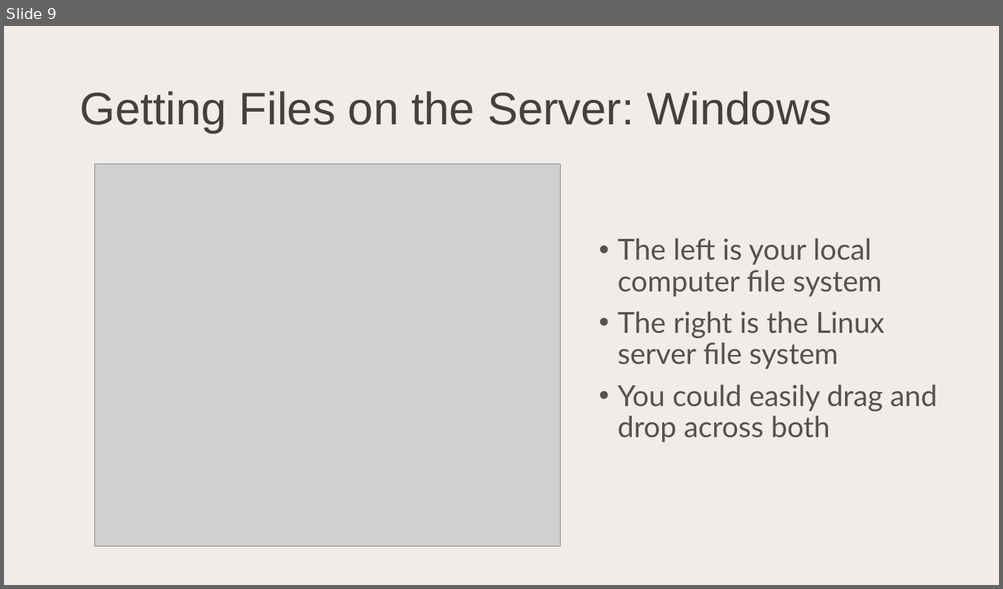
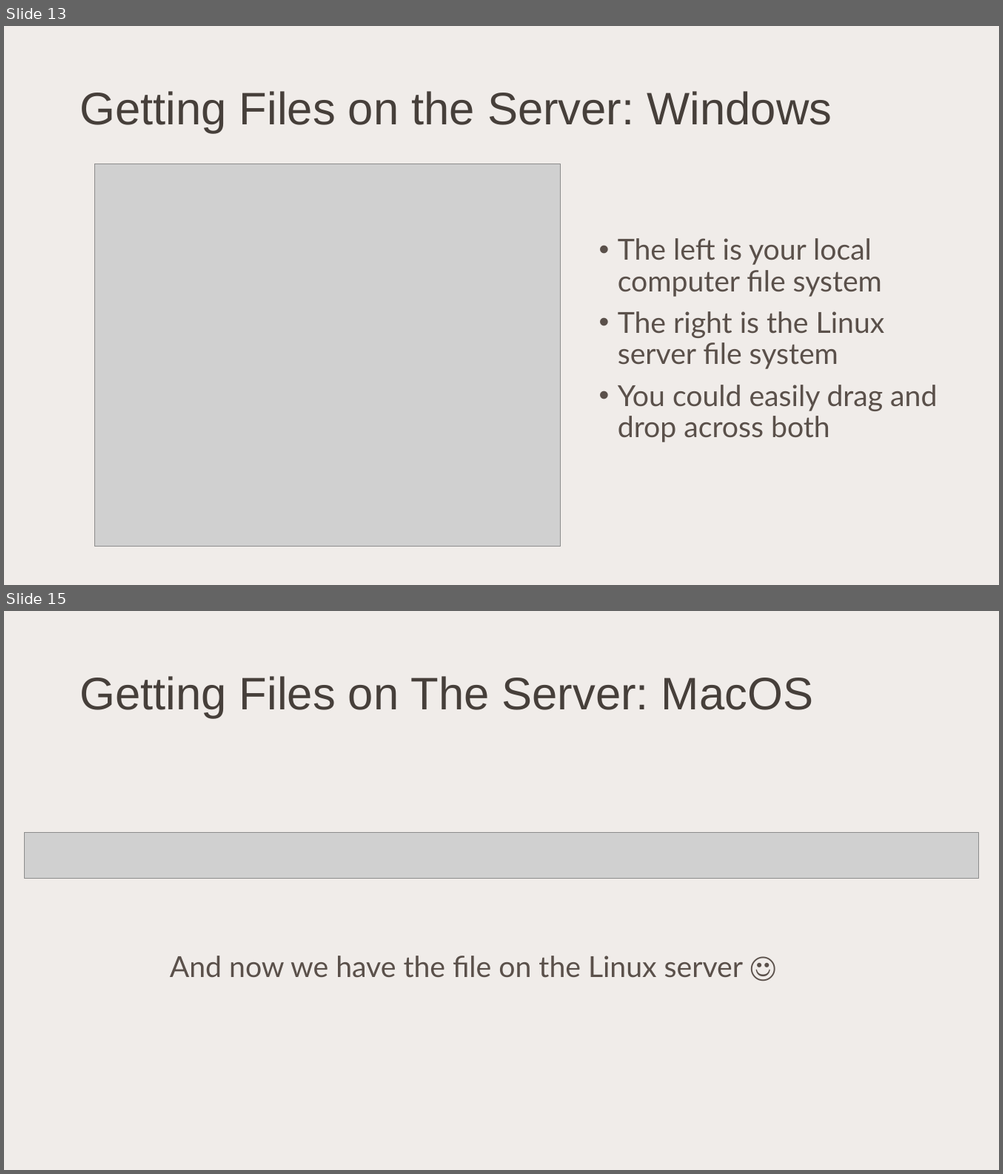
Before and after one commit to kyleromero98/Code-Camp, a slide deck: Week-3/Using the Linux Servers.pptx. Shown one above the other, each under a label of ours: slide 9 before the commit, slides 13 and 15 after it; the slides between them are not shown. The pictures are 1003x589 and 1003x1174 pixels, drawn with LibreOffice and Linux fonts; fonts in the diff are those of the drawing; grey boxes stand for pictures. Boxes give left, top, right and bottom in pixels: in the first picture for what was removed or moved away, otherwise in the second. Text is boxed around its words. In the diff, an @@ line names an element or a change of style, - is before the commit and + after.

```diff
--- a/Week-3/Using the Linux Servers.pptx
+++ b/Week-3/Using the Linux Servers.pptx
@@ slide 15 added at [4, 611, 999, 1170], background #F0ECE9 @@
@@ title added at [79, 676, 813, 718], 44 pt, text #463F3A @@
+Getting Files on The Server: MacOS
@@ picture added at [24, 832, 979, 878] @@
@@ text added at [170, 956, 743, 978], 28 pt, text #5A504A @@
+And now we have the file on the Linux server ☺
@@ what was slide 9 is now slide 13 @@
```
Also in this commit, not shown: 5 slides changed, 7 other slides added.
